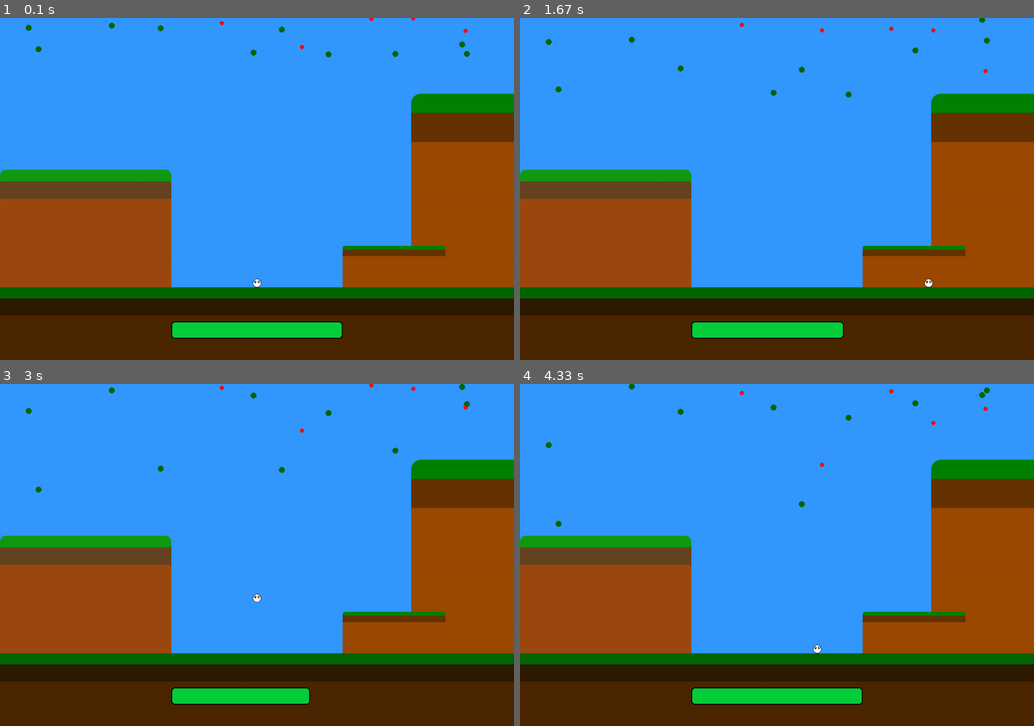
Above: before the commit, frames 1-4 (two rows, left to right).
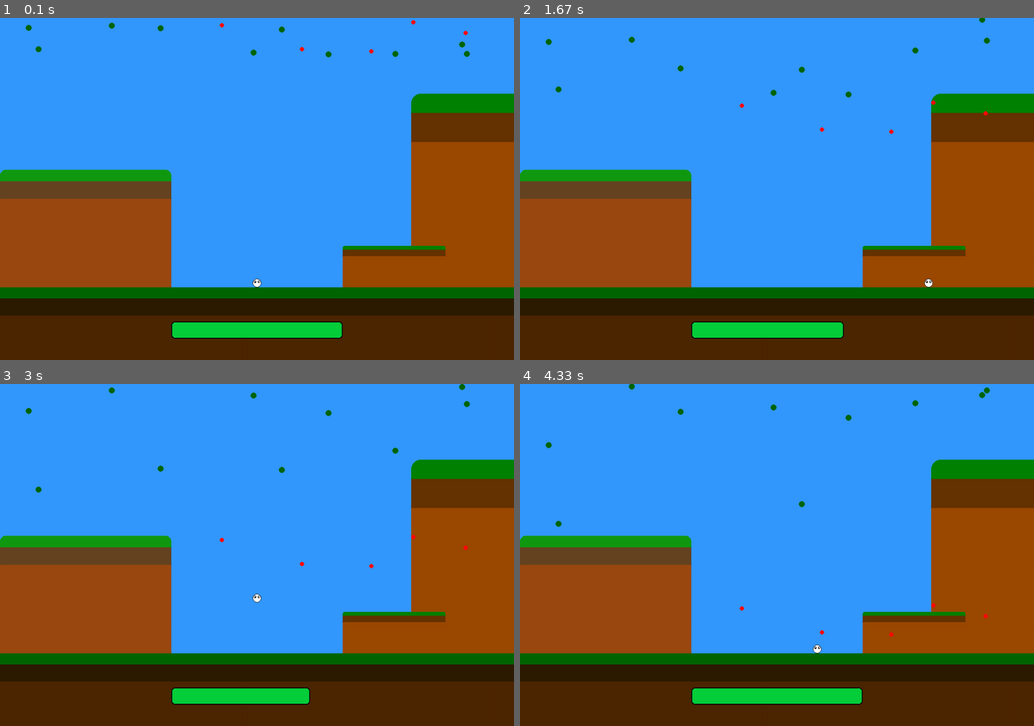
Above: after the commit, the same moments.

Repository: RafaelV1nueza/pyGames_demo
Game: pygame game, started from intro.py
Two runs of this game, one before a commit and one after it. Both use one fixed random seed, a clock stepped at 60 frames per second and the inputs below.
Inputs:
- Up to frame 1 (0.1 s): no input
- Up to frame 2 (1.67 s): hold Right 0.33-0.8 s; hold Up 0.83-1.13 s; hold Right 1.17-1.63 s
- Up to frame 3 (3 s): hold Left 1.67-2.2 s; hold Left 2.23-2.63 s; hold Up from 2.67 s (still down)
- Up to frame 4 (4.33 s): release Up at 3.03 s; hold Right 3.07-3.7 s; hold Left 3.73-4.2 s; hold Right from 4.23 s (still down)

The runs differ from the first frame. In frame 1, less than 0.1% of the frame differs, in the area x 42-91%, y 0-11%; in frame 2, 0.1%, in the area x 42-91%, y 1-34%; in frame 3, 0.1%; in frame 4, 0.1%.

Commit message:
win loose system

Diff:
--- a/intro.py
+++ b/intro.py
@@ -148,8 +148,11 @@
     def __init__(self,game):
         self.game = game
         self.ground = (self.game.HEIGHT*2//3 - 10)
+        self.spawn_food()
+
+    def spawn_food(self):
         self.coord_list = []
-        self.food_points = 10
+        self.food_points = self.game.food_points
         self.bad_points = self.food_points // (10/self.game.DIFFICULTY)
         for i in range(self.food_points):
             x = random.randint(0,self.game.WIDTH)
@@ -176,6 +179,8 @@
                 del self.coord_list[index]
                 self.game.PLAYER_SIZE += 10
                 self.game.PLAYER_POINTS += 1
+                if self.game.PLAYER_POINTS == self.food_points:
+                    self.game.PLAYER_WIN = 1
             else:
                 if random.randint(0,100) < 1:
                     coord[1] = 0
@@ -183,7 +188,7 @@
                     coord[1] = 0
 
         for i_bad, coord_bad in enumerate(self.bad_coord_list):
-            coord_bad[1] += 1
+            coord_bad[1] += 2
             if (self.game.player.HB_player[0] < coord_bad[0] < self.game.player.HB_player[2]) and (self.game.player.HB_player[1] < coord_bad[1] < self.game.player.HB_player[3]):
                 del self.bad_coord_list[i_bad]
                 if self.game.PLAYER_SIZE <=20:
@@ -191,8 +196,6 @@
                 else:
                     self.game.PLAYER_SIZE -= 20
             else:
-                if random.randint(0,100) < 1:
-                    coord_bad[1] = 0
                 if coord_bad[1] > self.game.floor:
                     coord_bad[1] = 0
 
@@ -256,7 +259,13 @@
             if event.type == pg.QUIT or (event.type == pg.KEYDOWN and event.key == pg.K_ESCAPE):
                 pg.QUIT
                 sys.exit()
-            if event.type == pg.MOUSEBUTTONDOWN and self.PLAYER_LIFE == 0:
+            if event.type == pg.MOUSEBUTTONDOWN and (self.PLAYER_LIFE == 0 or self.PLAYER_WIN):
+                #Reset food
+                self.foods.spawn_food()
+                #reset_player
+                self.PLAYER_SIZE = 10
+                self.PLAYER_WIN = 0
+                self.PLAYER_POINTS = 0
                 self.PLAYER_LIFE = 1
 
     def update(self):
@@ -302,11 +311,16 @@
                 if self.PLAYER_LIFE:
                     self.update()
                     self.draw()
+                    if self.PLAYER_WIN:
+                        self.screen.fill(self.GREEN_1)
+                        pg.display.flip()
+
                 else:
                     #Ded screen
                     self.screen.fill(self.RED)
                     pg.display.flip()
 
+
 if __name__ == '__main__':
      game = Game()
      game.run()
